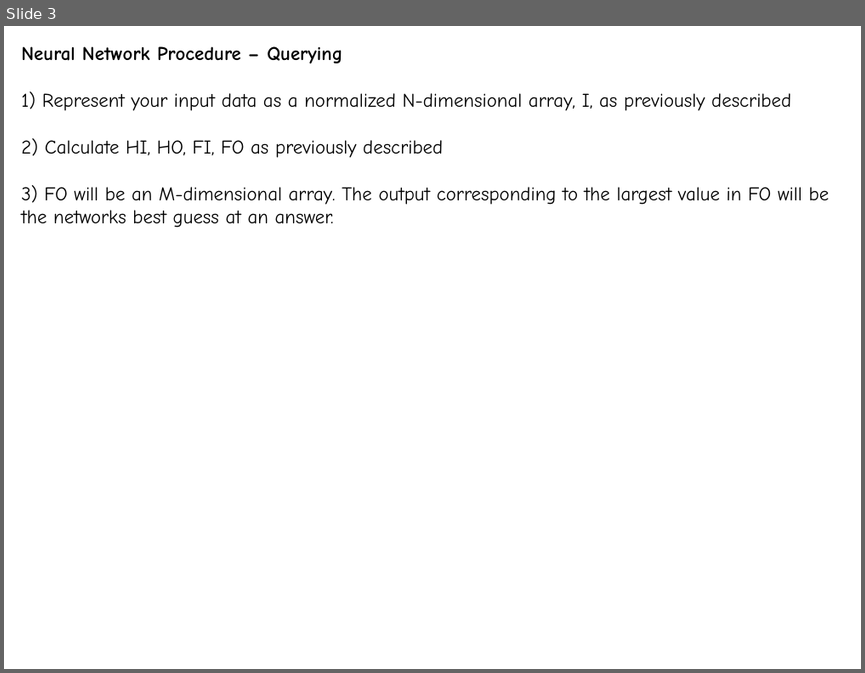
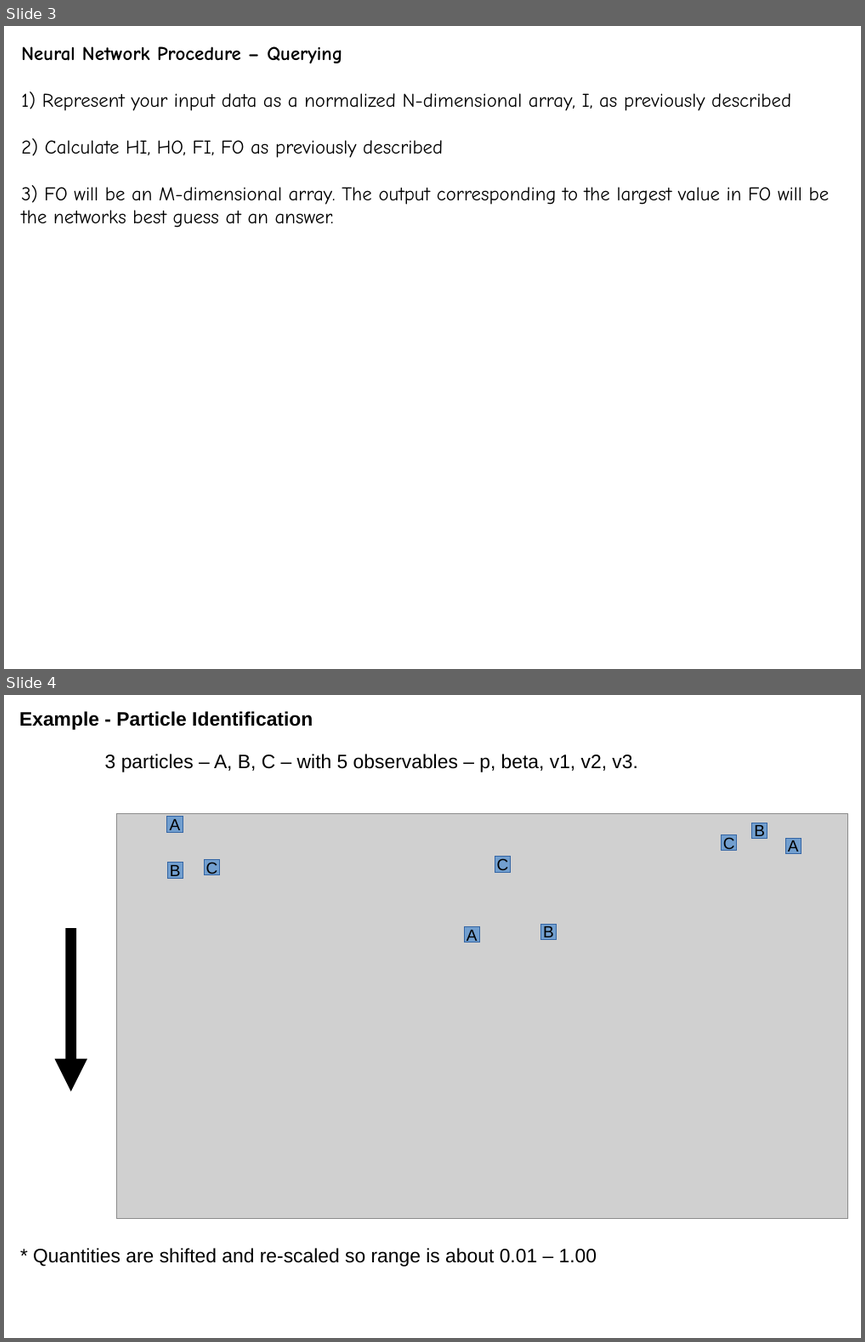
Before and after one commit to CJBrow1590/neural-nets, a slide deck: nn-procedure.odp. Shown one above the other, each under a label of ours: slide 3 before the commit, slides 3 and 4 after it. The pictures are 865x673 and 865x1342 pixels, drawn with LibreOffice and Linux fonts; fonts in the diff are those of the drawing; grey boxes stand for pictures. Boxes give left, top, right and bottom in pixels: in the first picture for what was removed or moved away, otherwise in the second. Text is boxed around its words. In the diff, an @@ line names an element or a change of style, - is before the commit and + after.

Commit message:
Added PID example

```diff
--- a/nn-procedure.odp
+++ b/nn-procedure.odp
@@ slide 4 added at (x1=4, y1=695, x2=861, y2=1338), background #FFFFFF @@
@@ text added at (x1=19, y1=711, x2=313, y2=730), 18 pt, text #000000, bold @@
+Example - Particle Identification
@@ text added at (x1=105, y1=754, x2=637, y2=772), 18 pt, text #000000 @@
+3 particles – A, B, C – with 5 observables – p, beta, v1, v2, v3.
@@ picture added at (x1=117, y1=814, x2=848, y2=1219) @@
@@ rectangle added at (x1=167, y1=817, x2=182, y2=832), fill #729FCF, outline #3465A4 0 pt, 15 pt, text #000000 @@
+A
@@ rectangle added at (x1=721, y1=835, x2=738, y2=851), fill #729FCF, outline #3465A4 0 pt, 15 pt, text #000000 @@
+C
@@ rectangle added at (x1=752, y1=823, x2=767, y2=838), fill #729FCF, outline #3465A4 0 pt, 15 pt, text #000000 @@
+B
@@ rectangle added at (x1=785, y1=838, x2=801, y2=854), fill #729FCF, outline #3465A4 0 pt, 15 pt, text #000000 @@
+A
@@ rectangle added at (x1=167, y1=862, x2=182, y2=878), fill #729FCF, outline #3465A4 0 pt, 15 pt, text #000000 @@
+B
@@ rectangle added at (x1=204, y1=859, x2=219, y2=874), fill #729FCF, outline #3465A4 0 pt, 15 pt, text #000000 @@
+C
@@ rectangle added at (x1=494, y1=857, x2=510, y2=873), fill #729FCF, outline #3465A4 0 pt, 15 pt, text #000000 @@
+C
@@ rectangle added at (x1=540, y1=924, x2=556, y2=939), fill #729FCF, outline #3465A4 0 pt, 15 pt, text #000000 @@
+B
@@ arrow added from (71, 928) to (71, 1091), #000000 10.09 pt @@
@@ rectangle added at (x1=465, y1=927, x2=480, y2=942), fill #729FCF, outline #3465A4 0 pt, 15 pt, text #000000 @@
+A
@@ text added at (x1=33, y1=1247, x2=596, y2=1266), 18 pt, text #000000 @@
+* Quantities are shifted and re-scaled so range is about 0.01 – 1.00
```
Also in this commit, not shown: 4 other slides added, 16 other files.
